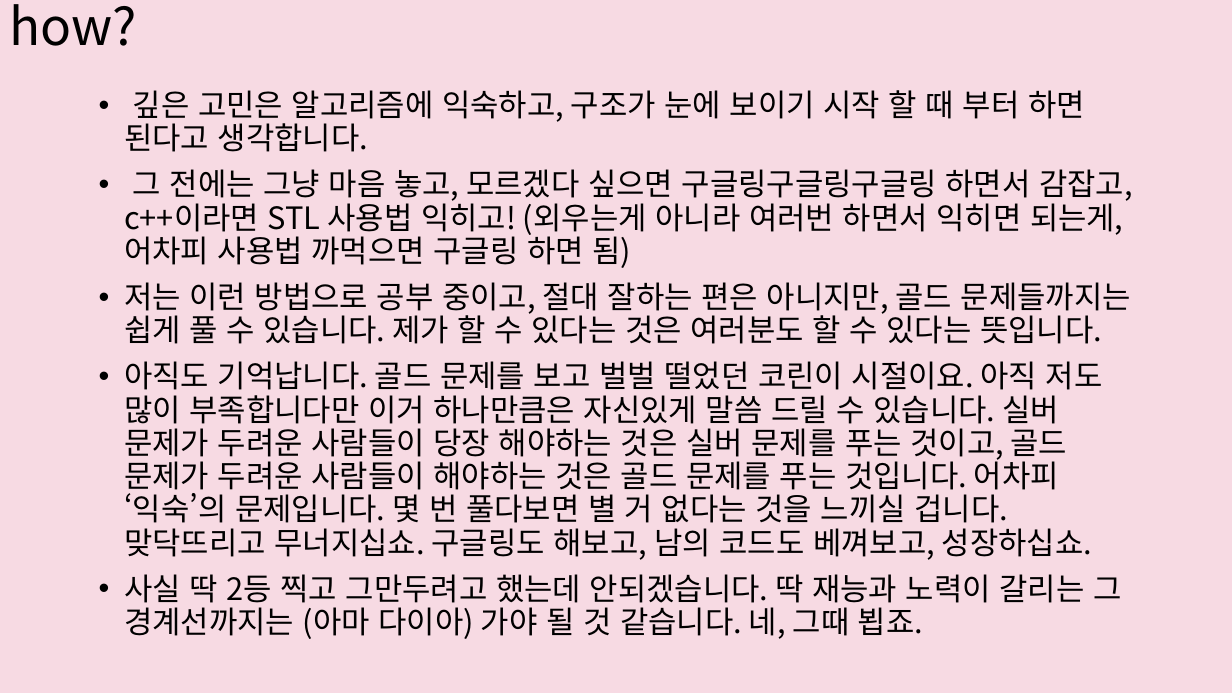
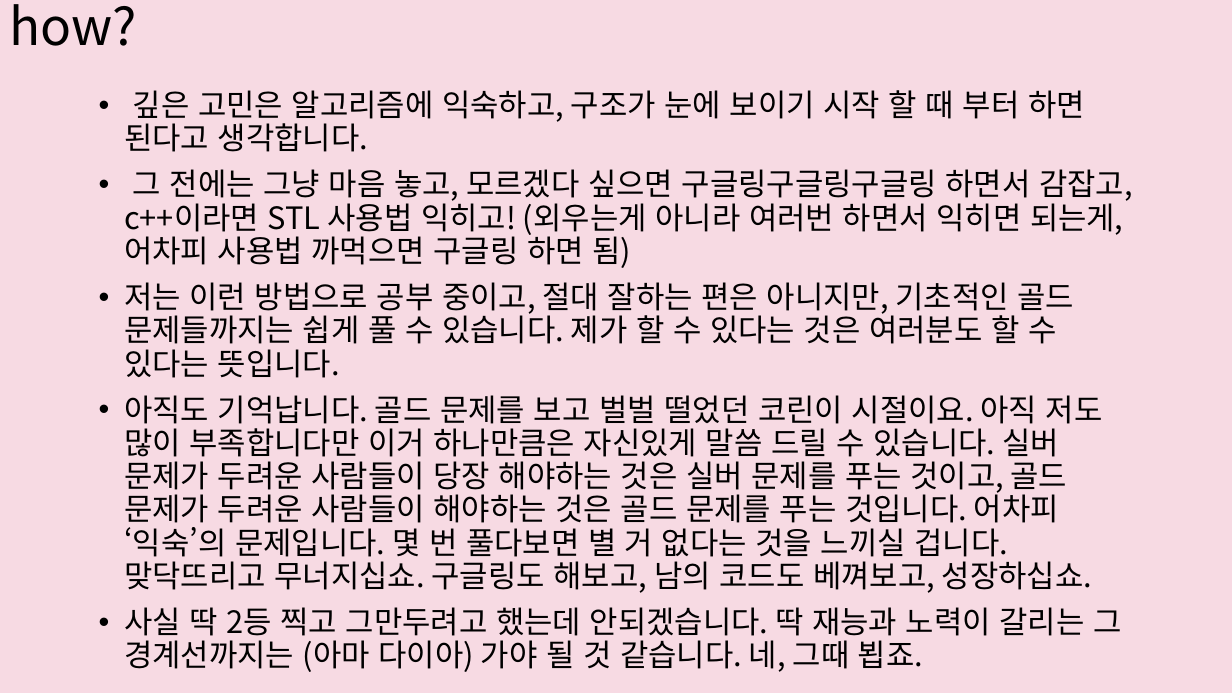
Before and after one commit to kimchist/baekjoon-tips-for-everytime, a slide deck: slide 6 of 백준 슬라이드.pptx. Drawn at 1232x693 pixels with LibreOffice and Linux fonts; fonts in the diff are those of the drawing. Boxes give left, top, right and bottom in pixels: in the first picture for what was removed or moved away, otherwise in the second. Text is boxed around its words. In the diff, an @@ line names an element or a change of style, - is before the commit and + after.

```diff
--- a/백준 슬라이드.pptx
+++ b/백준 슬라이드.pptx
@@ text at (x1=124, y1=282, x2=1074, y2=378): text changed @@
-• 저는 이런 방법으로 공부 중이고, 절대 잘하는 편은 아니지만, 골드 문제들까지는 쉽게 풀 수 있습니다. 제가 할 수 있다는 것은 여러분도 할 수 있다는 뜻입니다.
+• 저는 이런 방법으로 공부 중이고, 절대 잘하는 편은 아니지만, 기초적인 골드 문제들까지는 쉽게 풀 수 있습니다. 제가 할 수 있다는 것은 여러분도 할 수 있다는 뜻입니다.
```
Also in this commit, not shown: 1 other slide changed, 9 other files.
